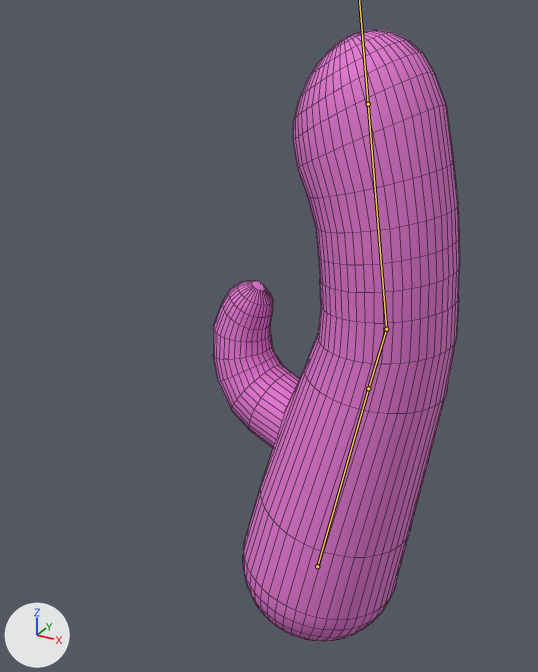
The FBX model Assets/3DModel/viberator.fbx as it was, and as the next commit left it.
Before and after are seen from a 50 mm lens placed at (4.29, -9.6, 10.07), pointed at (-1.1, 0.21, 5.17). Arrows for +X, +Y and +Z are at lower left; the lights stay in place. Both versions are drawn at frame 11 of the action 'Armature|viberating'; the numbers are the values there. The bones that bend it are drawn over the model as lines. Mesh edges are drawn as thin lines.

Names of what the first picture shows: 'viberator'.
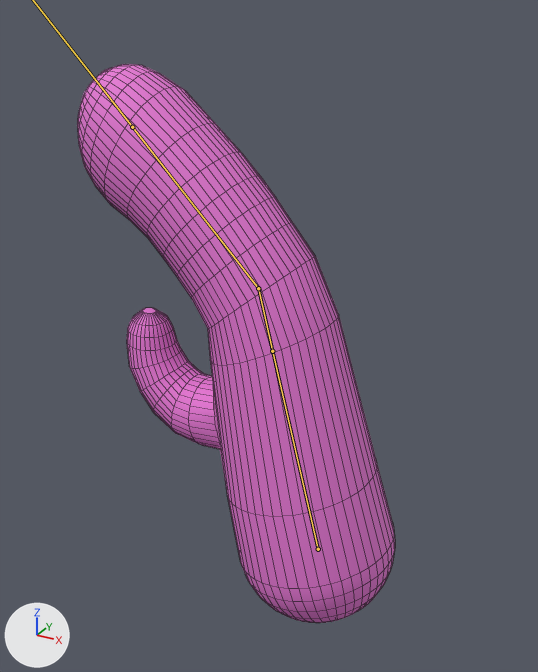
The edits, one by one:
Bone 'Bone' (bone_bone) moves from (0.0, 1.01, 0.0) to (0.0, 1.4, 0.0).
Bone 'Bone' (bone_bone) turns from (-2, -6, -11) to (0, 0, 14) degrees about its own x, y and z.
Bone 'Bone.002' (bone_bone_002) turns from (4, 0, 11) to (0, 1, 23) degrees about its own x, y and z.

What differs and where, as boxes (x1, y1, x2, y2) in the pictures (538 x 672 px):
'viberator', posed (29% wider, 9% shorter): before (213, 30, 460, 642); after (77, 64, 395, 623)
bone 'Bone', root to tip: before (317, 566) to (368, 388); after (318, 549) to (272, 351)
bone 'Bone.002', root to tip: before (386, 329) to (368, 104); after (258, 288) to (132, 127)
